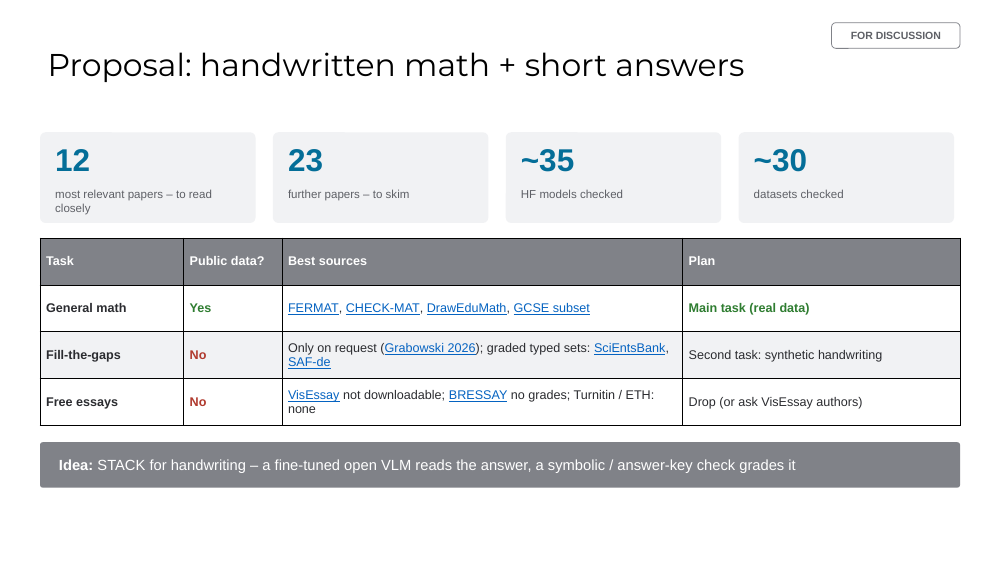
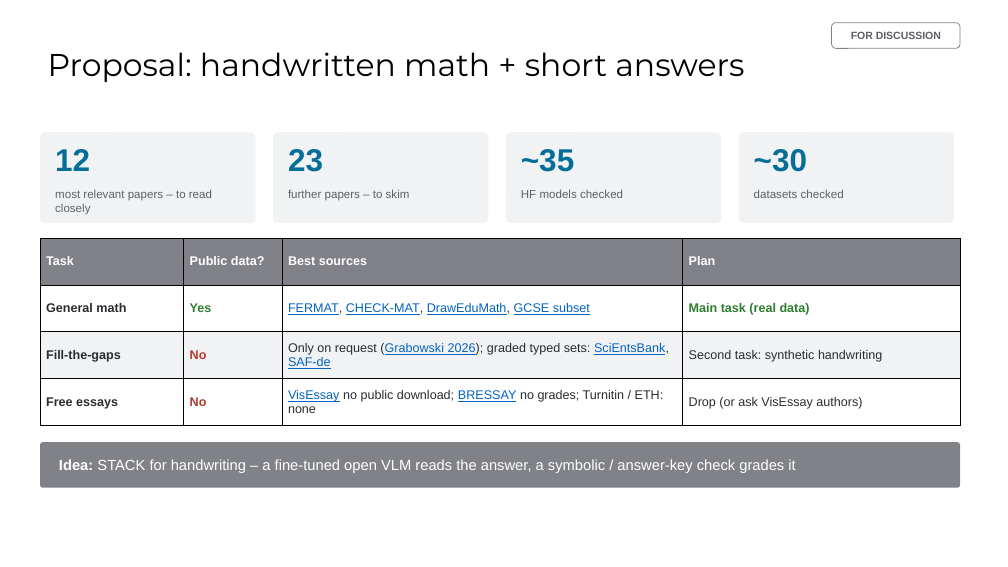
Before and after one commit to AlfiyaZi/ai-seminar, a slide deck: slide 1 of AI_Seminar_Meeting2.pptx. Drawn at 1008x567 pixels with LibreOffice and Linux fonts; fonts in the diff are those of the drawing; background and template pictures are left out. Boxes give left, top, right and bottom in pixels: in the first picture for what was removed or moved away, otherwise in the second. Text is boxed around its words. In the diff, an @@ line names an element or a change of style, - is before the commit and + after.

Commit message:
VisEssay: no public download (authors share on request)

```diff
--- a/AI_Seminar_Meeting2.pptx
+++ b/AI_Seminar_Meeting2.pptx
@@ table at (x1=40, y1=238, x2=960, y2=426) @@
-row 4, column 3: VisEssay not downloadable; BRESSAY no grades; Turnitin / ETH: none
+row 4, column 3: VisEssay no public download; BRESSAY no grades; Turnitin / ETH: none
```
Also in this commit, not shown: 5 other files.
